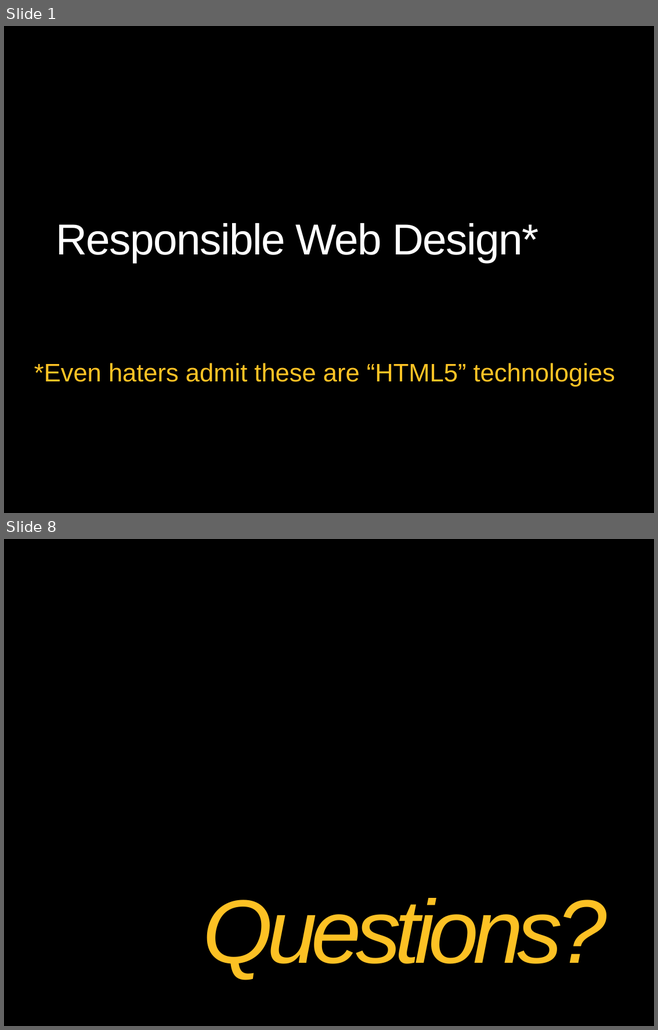
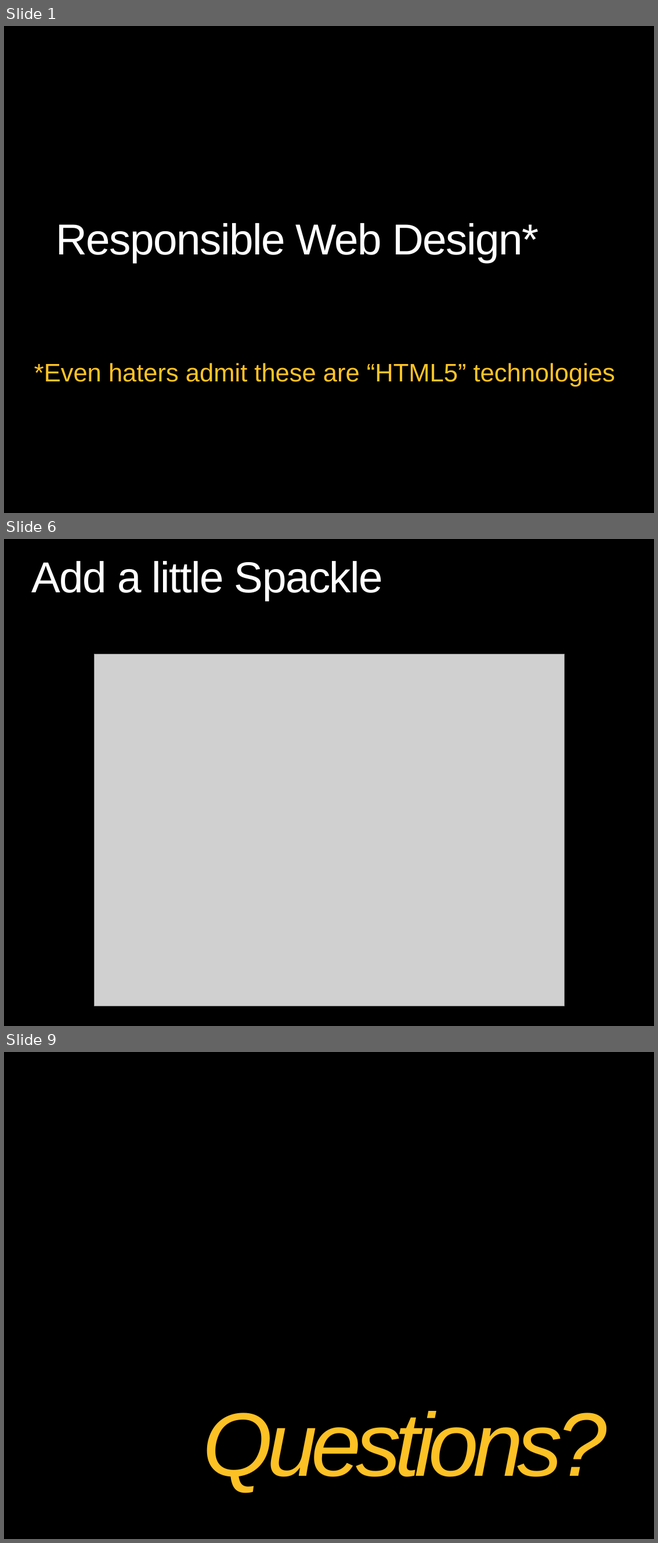
Before and after one commit to theClarkSell/HTML5-Compiler, a slide deck: 6-Responsible Web Design/ResponsibleWebDesign.pptx. Shown one above the other, each under a label of ours: slides 1 and 8 before the commit, slides 1, 6 and 9 after it; the slides between them are not shown. The pictures are 658x1030 and 658x1543 pixels, drawn with LibreOffice and Linux fonts; fonts in the diff are those of the drawing; grey boxes stand for pictures; background and template pictures are left out. Boxes give left, top, right and bottom in pixels: in the first picture for what was removed or moved away, otherwise in the second. Text is boxed around its words. In the diff, an @@ line names an element or a change of style, - is before the commit and + after.

```diff
--- a/6-Responsible Web Design/ResponsibleWebDesign.pptx
+++ b/6-Responsible Web Design/ResponsibleWebDesign.pptx
@@ slide 6 added at box(4, 539, 654, 1026), background picture (left out) @@
@@ title added at box(32, 561, 383, 600), 48 pt, text #FFFFFF @@
+Add a little Spackle
@@ picture added at box(94, 654, 564, 1006) @@
@@ what was slide 8 is now slide 9 @@
```
Also in this commit, not shown: 1 slide changed, 4 other slides added, 4 slides removed.
